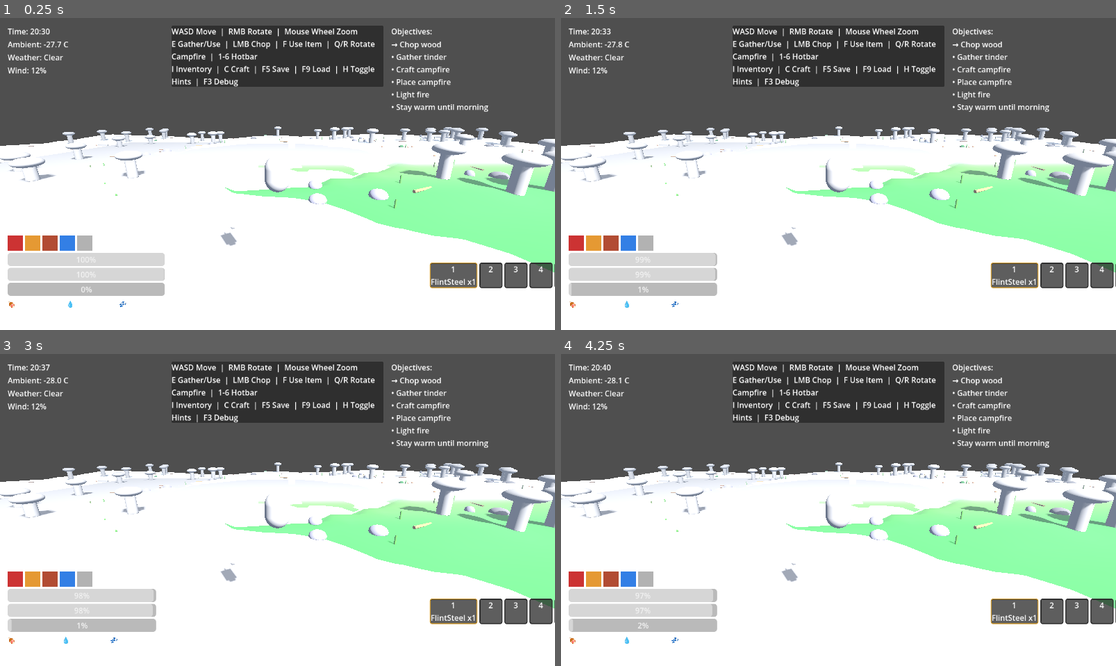
Above: before the commit, frames 1-4 (two rows, left to right).
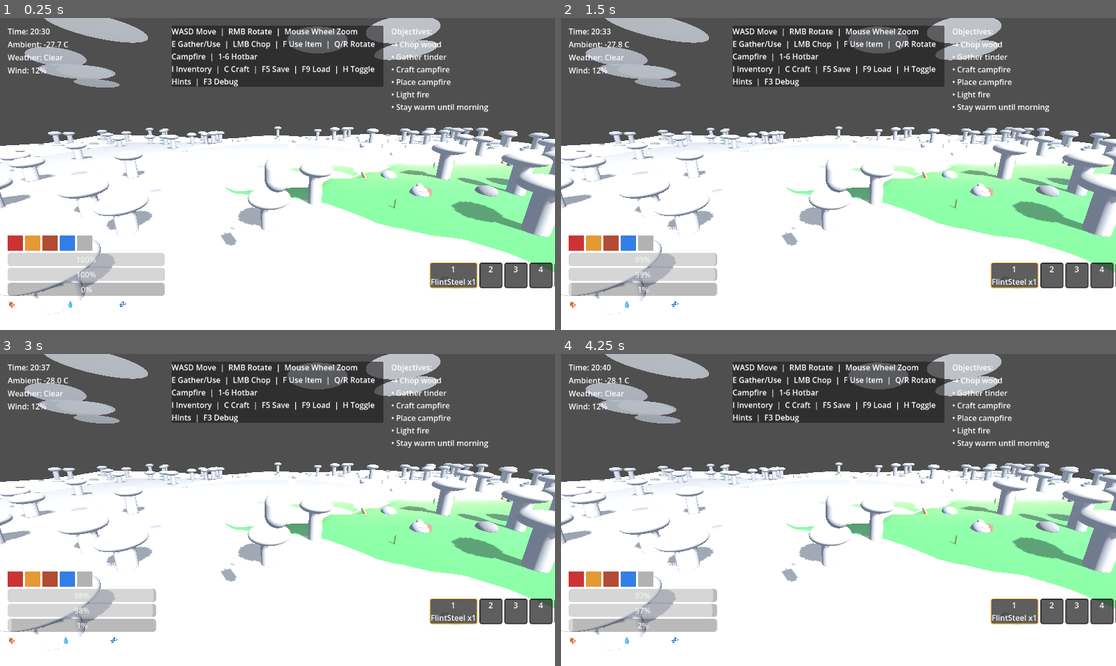
Above: after the commit, the same moments.

Repository: DrDerws/game-wtf
Game: Godot game, scene res://scenes/Bootstrap.tscn
Same seed, same stepped clock (60 frames per second), same inputs: the game is played once before the commit and once after it.
Inputs (mouse positions are in pixels of both pictures, inside the frame that each line leads up to):
- Up to frame 1 (0.25 s): no input
- Up to frame 2 (1.5 s): tap Enter at 0.5 s; move the mouse to (960, 158) at 0.52 s; click (960, 158) at 0.67 s; tap Space at 1.25 s; move the mouse to (727, 189) at 1.27 s; click (727, 189) at 1.42 s
- Up to frame 3 (3 s): tap Enter at 2 s; move the mouse to (333, 441) at 2.02 s; click (333, 441) at 2.17 s; tap Space at 2.75 s; move the mouse to (249, 572) at 2.77 s; click (249, 572) at 2.92 s
- Up to frame 4 (4.25 s): tap Enter at 3.5 s; move the mouse to (1005, 556) at 3.52 s; click (1005, 556) at 3.67 s

The runs differ from the first frame. In frame 1, 8.7% of the frame differs, in the area x 0-100%, y 0-96%; in frame 2, 8.7%; in frame 3, 8.7%; in frame 4, 8.7%.
Error before the commit: Invalid assignment of property or key 'cell_size_x' with value of type 'float' on a base object of type 'HeightMapShape3D'. (res://scripts/Game.gd:831)
Error after the commit: Invalid assignment of property or key 'cell_size' with value of type 'float' on a base object of type 'HeightMapShape3D'. (res://scripts/Game.gd:835)

Commit message:
Fix terrain collider and add clouds

Diff:
--- a/game-project/scenes/Main.tscn
+++ b/game-project/scenes/Main.tscn
@@ -85,6 +85,8 @@
 
 [node name="Campfires" type="Node3D" parent="."]
 
+[node name="Clouds" type="Node3D" parent="."]
+
 [node name="Weather" type="Node3D" parent="."]
 
 [node name="SnowParticles" type="GPUParticles3D" parent="Weather"]
--- a/game-project/scripts/Game.gd
+++ b/game-project/scripts/Game.gd
@@ -19,6 +19,7 @@
 @onready var water_mesh: MeshInstance3D = $Water
 @onready var world_environment: WorldEnvironment = $WorldEnvironment
 @onready var snow_particles: GPUParticles3D = $Weather/SnowParticles
+@onready var cloud_root: Node3D = $Clouds
 
 var time_of_day: float = 20.5
 var wind_factor: float = 0.15
@@ -768,6 +769,7 @@
 	_generate_terrain_mesh()
 	_snap_player_to_ground()
 	_spawn_environment()
+	_spawn_clouds(18)
 	_apply_weather_visuals()
 
 func _snap_player_to_ground() -> void:
@@ -785,6 +787,8 @@
 
 func _clear_world() -> void:
 	for child in resource_root.get_children():
+		child.queue_free()
+	for child in cloud_root.get_children():
 		child.queue_free()
 	if campfire_preview:
 		campfire_preview.queue_free()
@@ -828,8 +832,7 @@
 	shape.map_width = terrain_resolution + 1
 	shape.map_depth = terrain_resolution + 1
 	shape.map_data = heights
-	shape.cell_size_x = step
-	shape.cell_size_z = step
+	shape.cell_size = step
 	ground_collision.shape = shape
 
 func _make_terrain_material() -> ShaderMaterial:
@@ -861,7 +864,7 @@
 	return mat
 
 func _spawn_environment() -> void:
-	_spawn_trees(90)
+	_spawn_trees(140)
 	_spawn_stone_nodes(22)
 	_spawn_berry_bushes(26)
 	_spawn_reed_clumps(24)
@@ -879,6 +882,32 @@
 	_spawn_pickups("Tinder", 6)
 	_spawn_pickups("Stone", 6)
 	_spawn_saved_drops()
+
+func _spawn_clouds(count: int) -> void:
+	var cloud_mesh := SphereMesh.new()
+	cloud_mesh.radius = 1.0
+	var cloud_material := StandardMaterial3D.new()
+	cloud_material.albedo_color = Color(1.0, 1.0, 1.0, 0.65)
+	cloud_material.transparency = BaseMaterial3D.TRANSPARENCY_ALPHA
+	cloud_material.shading_mode = BaseMaterial3D.SHADING_MODE_UNSHADED
+	cloud_material.cull_mode = BaseMaterial3D.CULL_DISABLED
+	var half := terrain_size * 0.55
+	for i in range(count):
+		var cloud := MeshInstance3D.new()
+		cloud.mesh = cloud_mesh
+		cloud.material_override = cloud_material
+		var x := rng.randf_range(-half, half)
+		var z := rng.randf_range(-half, half)
+		var y := rng.randf_range(16.0, 24.0)
+		cloud.position = Vector3(x, y, z)
+		cloud.rotation.y = rng.randf_range(0.0, TAU)
+		var scale := Vector3(
+			rng.randf_range(4.0, 8.0),
+			rng.randf_range(1.6, 3.0),
+			rng.randf_range(4.0, 8.0)
+		)
+		cloud.scale = scale
+		cloud_root.add_child(cloud)
 
 func _spawn_trees(count: int) -> void:
 	for i in range(count):
